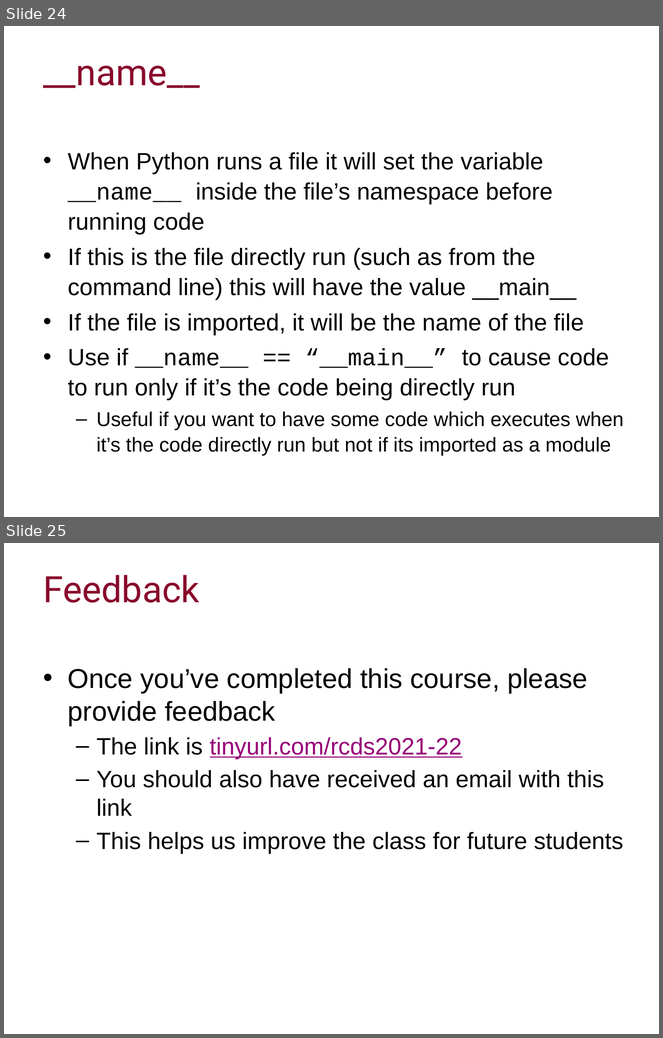
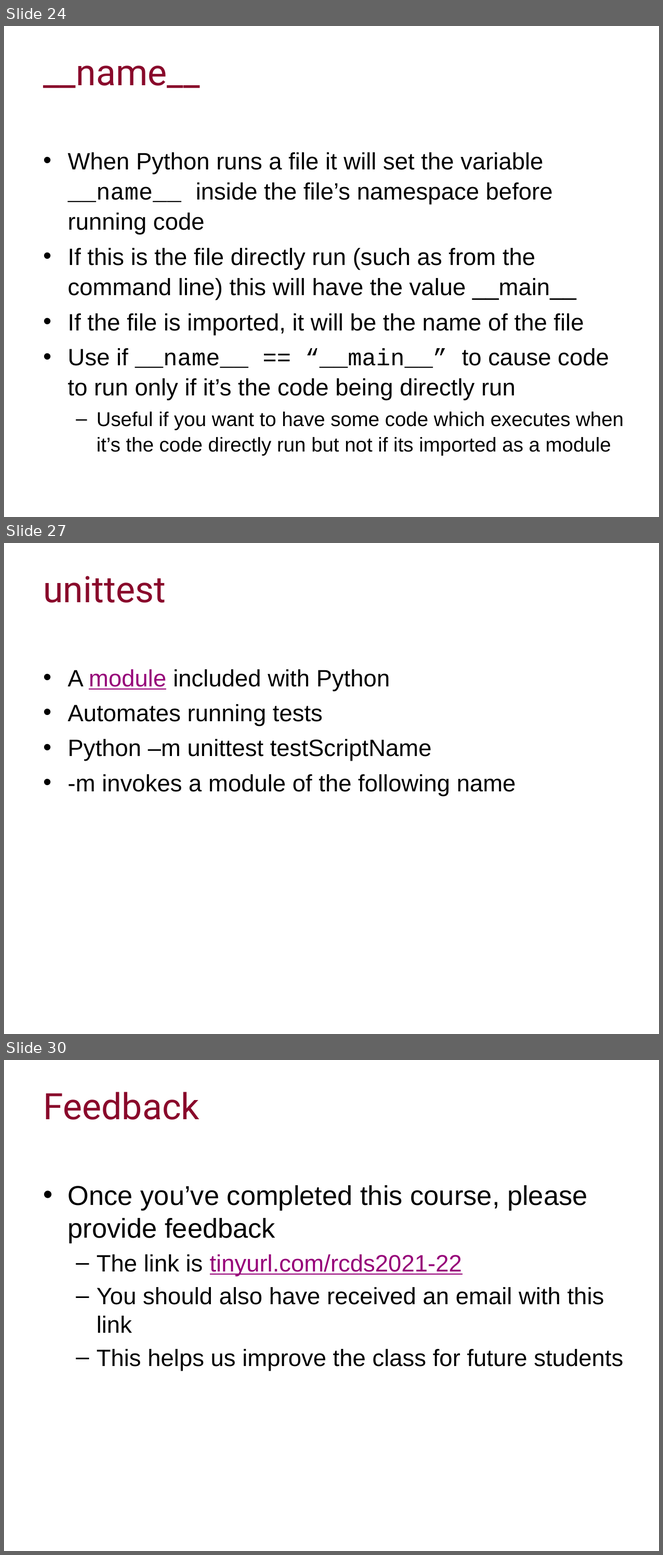
Before and after one commit to ImperialCollegeLondon/RCDS-managing-and-running-python-effectively, a slide deck: Managing and Running Python Effectively.pptx. Shown one above the other, each under a label of ours: slides 24 and 25 before the commit, slides 24, 27 and 30 after it; the slides between them are not shown. The pictures are 663x1038 and 663x1555 pixels, drawn with LibreOffice and Linux fonts; fonts in the diff are those of the drawing; background and template pictures are left out. Boxes give left, top, right and bottom in pixels: in the first picture for what was removed or moved away, otherwise in the second. Text is boxed around its words. In the diff, an @@ line names an element or a change of style, - is before the commit and + after.

```diff
--- a/Managing and Running Python Effectively.pptx
+++ b/Managing and Running Python Effectively.pptx
@@ slide 27 added at (x1=4, y1=543, x2=659, y2=1034), background #FFFFFF @@
@@ title added at (x1=43, y1=576, x2=166, y2=603), 40 pt, text #89092B @@
+unittest
@@ text added at (x1=68, y1=669, x2=516, y2=796), 26 pt, text #000000 @@
+• A module included with Python
+• Automates running tests
+• Python –m unittest testScriptName
+• -m invokes a module of the following name
@@ what was slide 25 is now slide 30 @@
```
Also in this commit, not shown: 1 slide changed, 4 other slides added, 8 other files.
